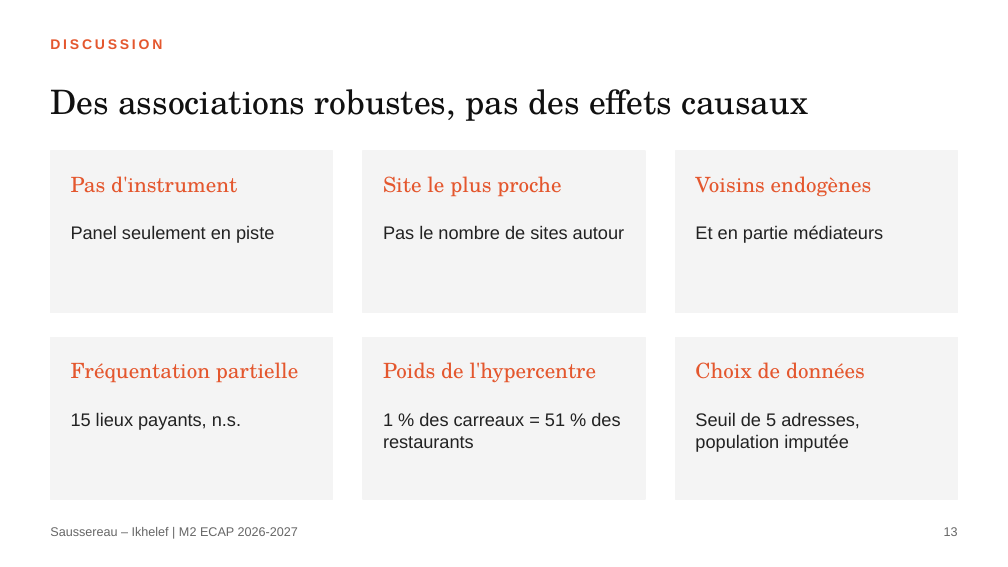
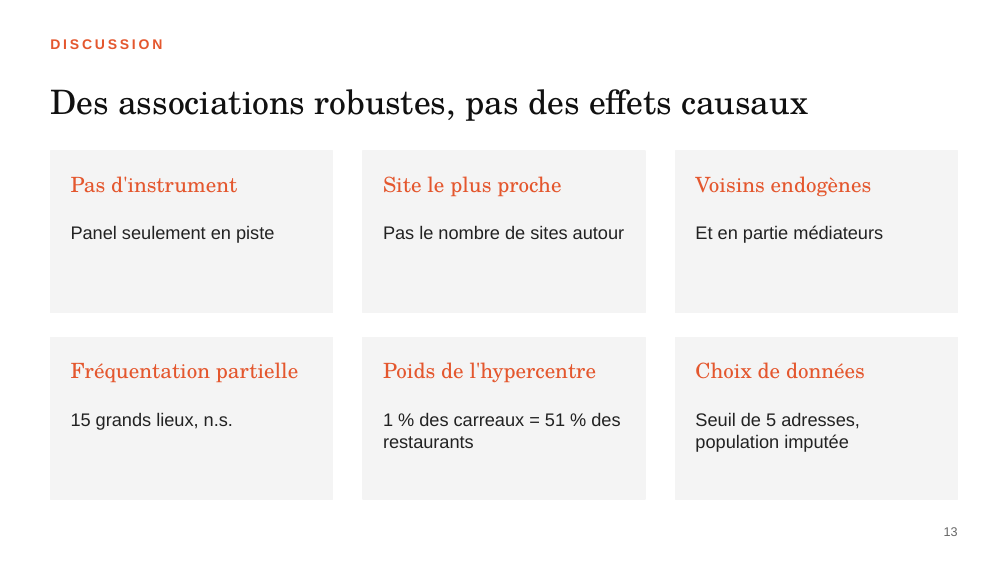
Before and after one commit to JamesonS44/Projet---Economie_geographique_urbaine, a slide deck: slide 13 of slides/JamesonSAUSSEREAU_NassimIKHELEF.pptx. Drawn at 1008x567 pixels with LibreOffice and Linux fonts; fonts in the diff are those of the drawing. Boxes give left, top, right and bottom in pixels: in the first picture for what was removed or moved away, otherwise in the second. Text is boxed around its words. In the diff, an @@ line names an element or a change of style, - is before the commit and + after.

```diff
--- a/slides/JamesonSAUSSEREAU_NassimIKHELEF.pptx
+++ b/slides/JamesonSAUSSEREAU_NassimIKHELEF.pptx
@@ text at box(71, 412, 233, 430): text changed @@
-15 lieux payants, n.s.
+15 grands lieux, n.s.
@@ text removed at box(50, 527, 298, 536) @@
-Saussereau – Ikhelef | M2 ECAP 2026-2027
```
Also in this commit, not shown: 13 other slides changed, 4 other files.
